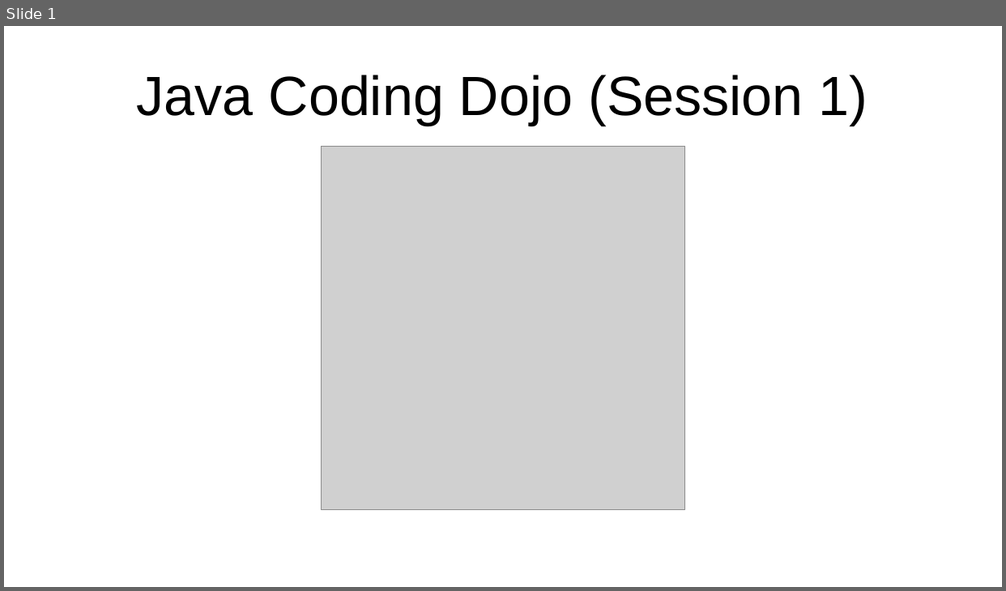
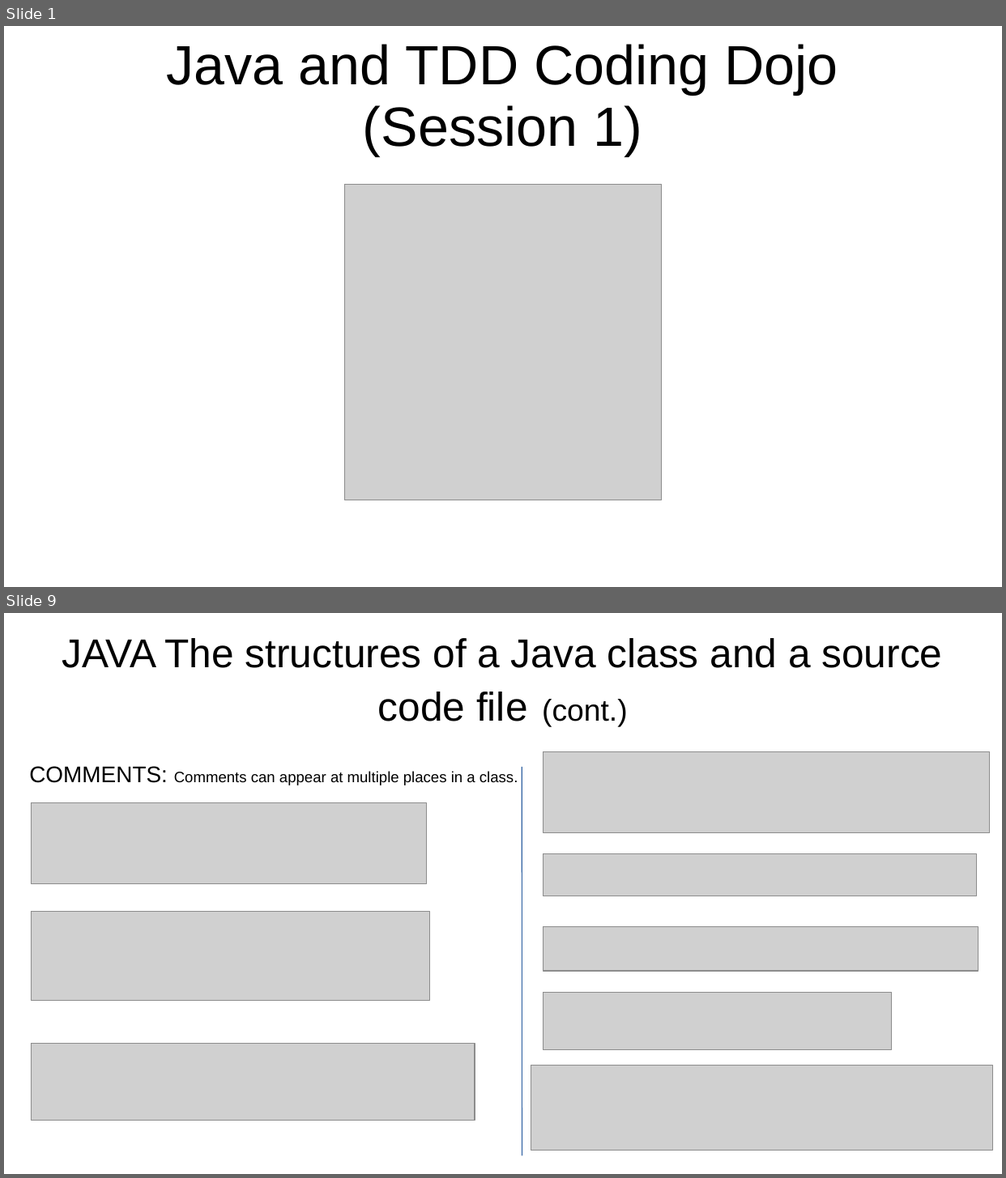
Before and after one commit to wtineomoronta/work-coding-dojo, a slide deck: Java Coding Dojo - Session 1.ppt. Shown one above the other, each under a label of ours: slide 1 before the commit, slides 1 and 9 after it; the slides between them are not shown. The pictures are 1006x591 and 1006x1178 pixels, drawn with LibreOffice and Linux fonts; fonts in the diff are those of the drawing; grey boxes stand for pictures. Boxes give left, top, right and bottom in pixels: in the first picture for what was removed or moved away, otherwise in the second. Text is boxed around its words. In the diff, an @@ line names an element or a change of style, - is before the commit and + after.

Commit message:
add content to presentation of java coding dojo session 1

```diff
--- a/Java Coding Dojo - Session 1.ppt
+++ b/Java Coding Dojo - Session 1.ppt
@@ slide 9 added at (x1=4, y1=613, x2=1002, y2=1174), background #FFFFFF @@
@@ title added at (x1=62, y1=638, x2=943, y2=727), 32 pt, text #000000 @@
+JAVA The structures of a Java class and a source code file (cont.)
@@ picture added at (x1=543, y1=752, x2=990, y2=833) @@
@@ text added at (x1=29, y1=766, x2=518, y2=786), 12 pt, text #000000 @@
+COMMENTS: Comments can appear at multiple places in a class.
@@ line added from (522, 767) to (522, 1157), #3465A4 0.74 pt @@
@@ picture added at (x1=32, y1=803, x2=427, y2=884) @@
@@ picture added at (x1=543, y1=854, x2=977, y2=897) @@
@@ picture added at (x1=32, y1=912, x2=429, y2=1000) @@
@@ picture added at (x1=543, y1=927, x2=978, y2=972) @@
@@ picture added at (x1=543, y1=992, x2=893, y2=1050) @@
@@ picture added at (x1=32, y1=1044, x2=475, y2=1121) @@
@@ picture added at (x1=531, y1=1066, x2=993, y2=1151) @@
@@ slide 1 changed as well @@
@@ title at (x1=166, y1=44, x2=838, y2=156): text changed @@
-Java Coding Dojo (Session 1)
+Java and TDD Coding Dojo (Session 1)
@@ picture resized from (x1=322, y1=147, x2=685, y2=510) to (x1=344, y1=185, x2=661, y2=501) @@
```
Also in this commit, not shown: 2 other slides changed, 17 other slides added, 1 slide removed.
